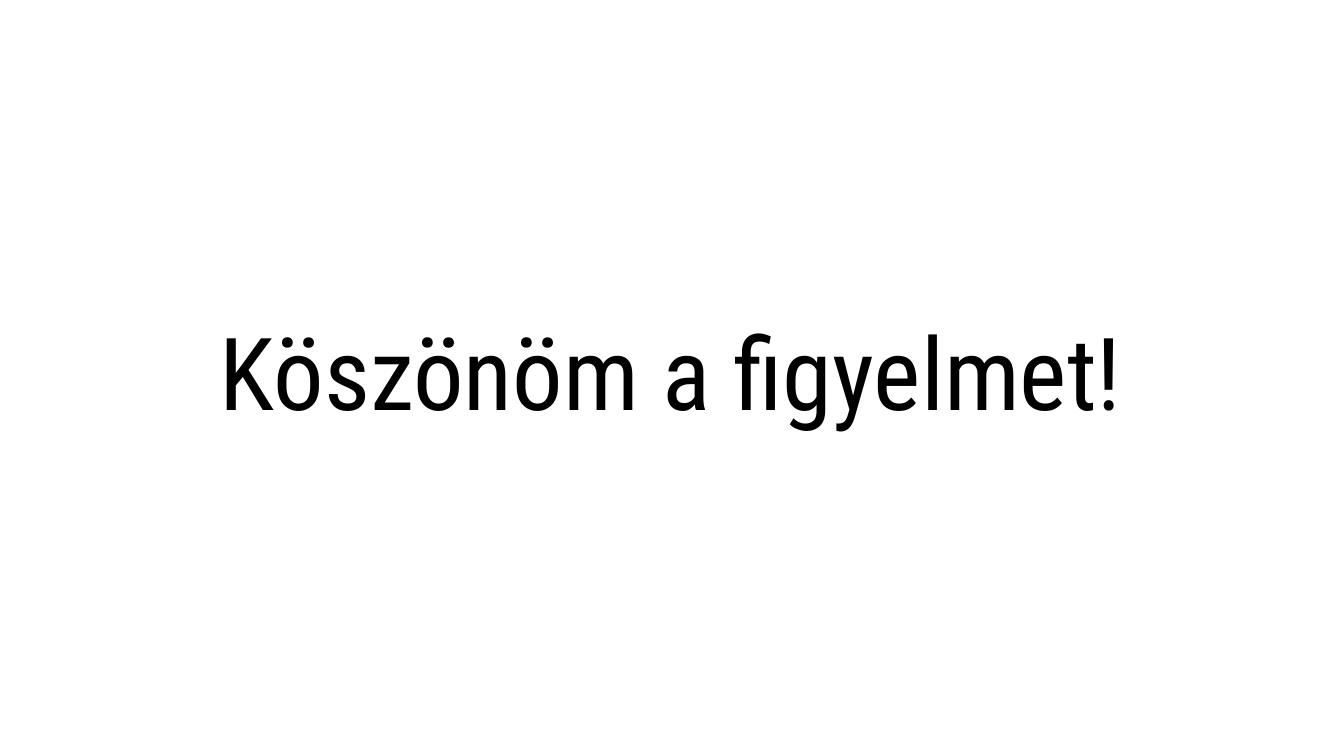
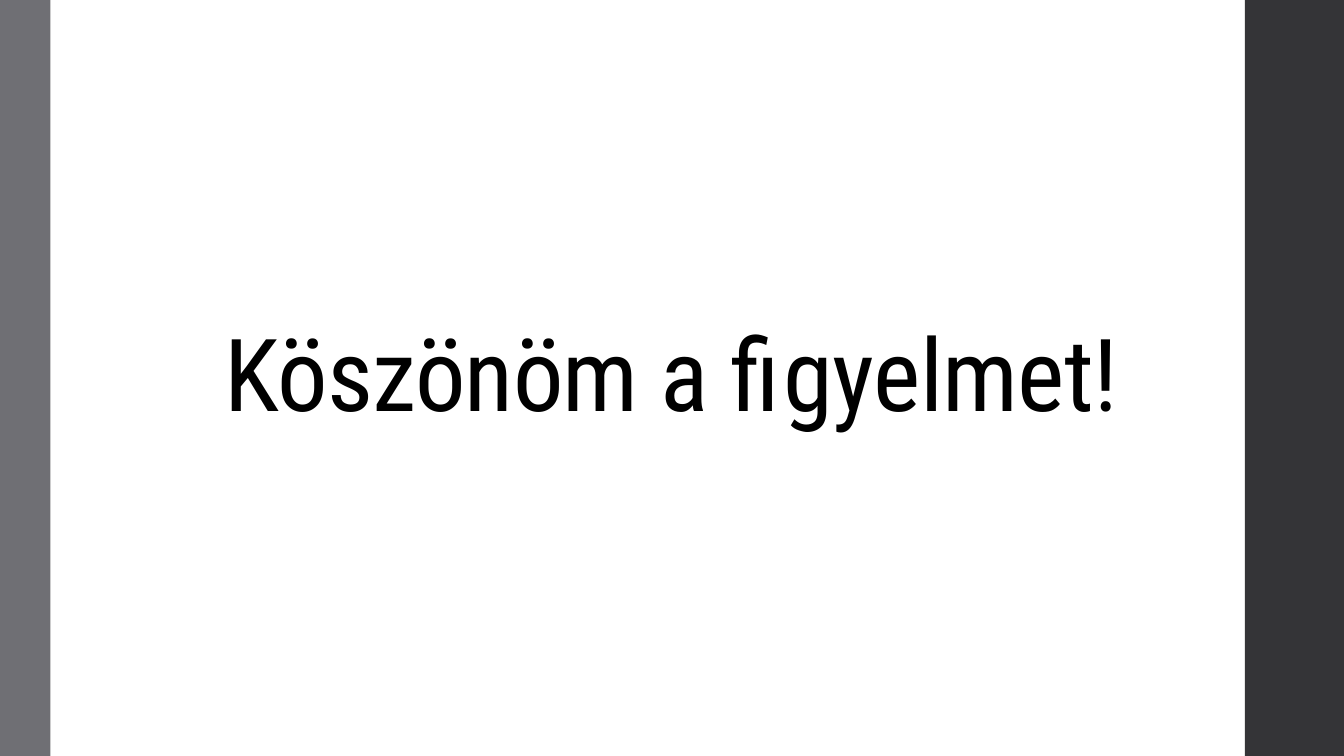
Before and after one commit to verbence/ppt-2022, a slide deck: slide 11 of cpuhutes.pptx. Drawn at 1344x756 pixels with LibreOffice and Linux fonts; fonts in the diff are those of the drawing. Boxes give left, top, right and bottom in pixels: in the first picture for what was removed or moved away, otherwise in the second. Text is boxed around its words. In the diff, an @@ line names an element or a change of style, - is before the commit and + after.

```diff
--- a/cpuhutes.pptx
+++ b/cpuhutes.pptx
@@ rectangle added at [0, 0, 50, 756], fill #6F6F74 @@
@@ rectangle added at [1245, 0, 1344, 756], fill #353537 @@
@@ title "Köszönöm a figyelmet!" at [224, 334, 1118, 433]: letter spacing 0 to -0.5 pt; line spacing 0.9 to 0.85 @@
```
Also in this commit, not shown: 11 other slides changed.
